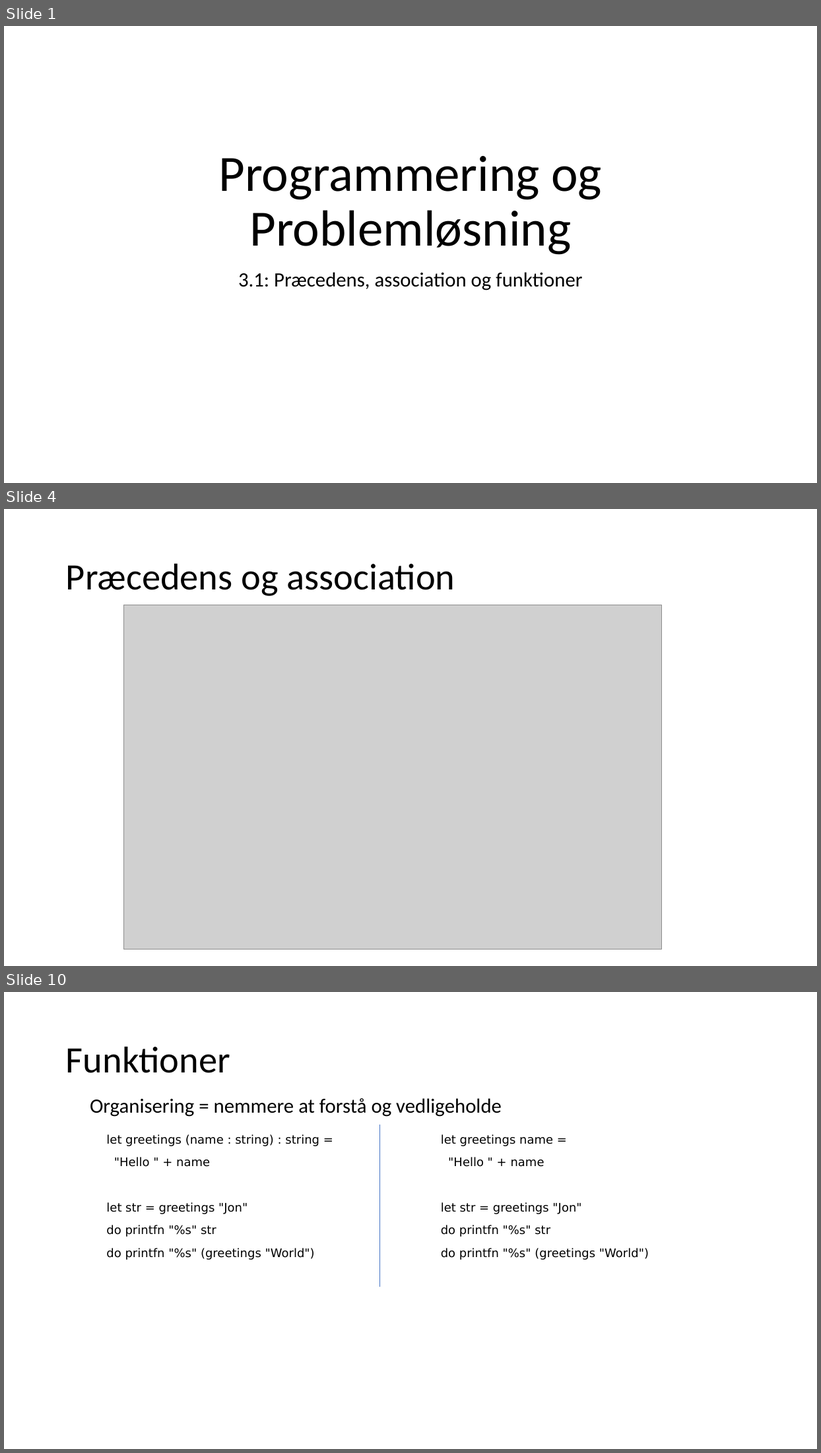
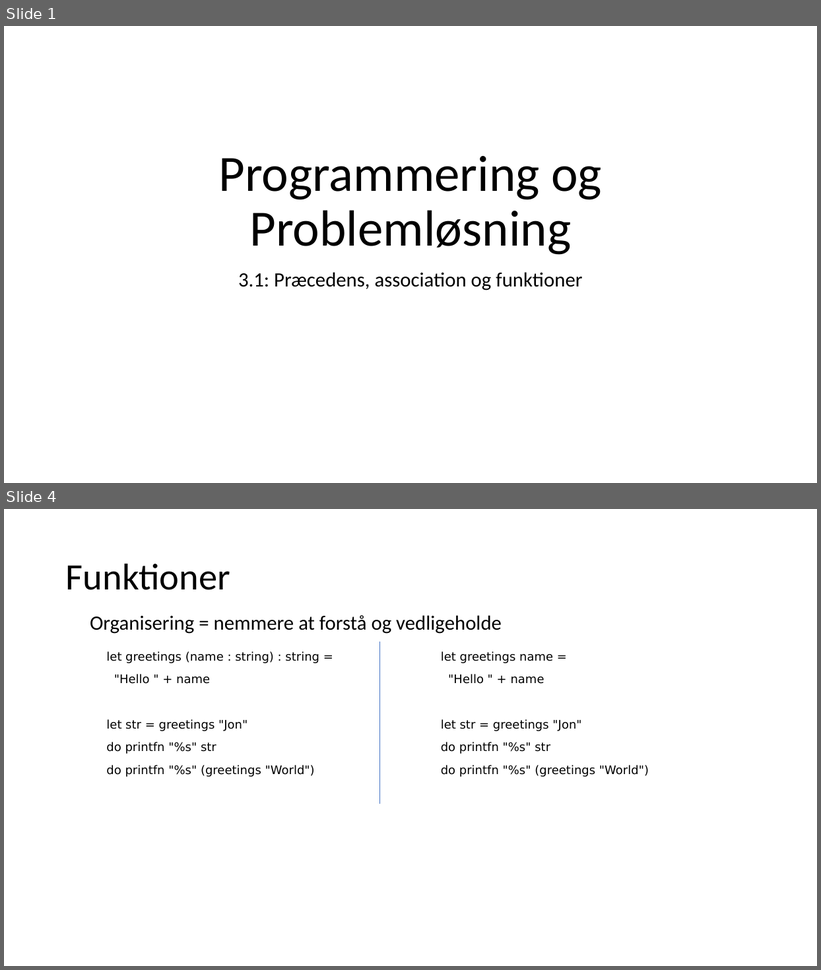
Before and after one commit to fisterloegsovs/pop22, a slide deck: lectures/3.2FunctionsNPrintf/lecture.pptx. Shown one above the other, each under a label of ours: slides 1, 4 and 10 before the commit, slides 1 and 4 after it; the slides between them are not shown. The pictures are 821x1453 and 821x970 pixels, drawn with LibreOffice and Linux fonts; fonts in the diff are those of the drawing; grey boxes stand for pictures. Boxes give left, top, right and bottom in pixels: in the first picture for what was removed or moved away, otherwise in the second. Text is boxed around its words. In the diff, an @@ line names an element or a change of style, - is before the commit and + after.

```diff
--- a/lectures/3.2FunctionsNPrintf/lecture.pptx
+++ b/lectures/3.2FunctionsNPrintf/lecture.pptx
@@ slide 4 removed at bbox=[4, 509, 817, 966], background #FFFFFF @@
@@ title removed at bbox=[66, 563, 455, 596] @@
-Præcedens og association
@@ picture removed at bbox=[124, 605, 662, 950] @@
@@ what was slide 10 is now slide 4 @@
```
Also in this commit, not shown: 2 slides changed, 6 slides added, 5 other slides removed, 3 other files.
